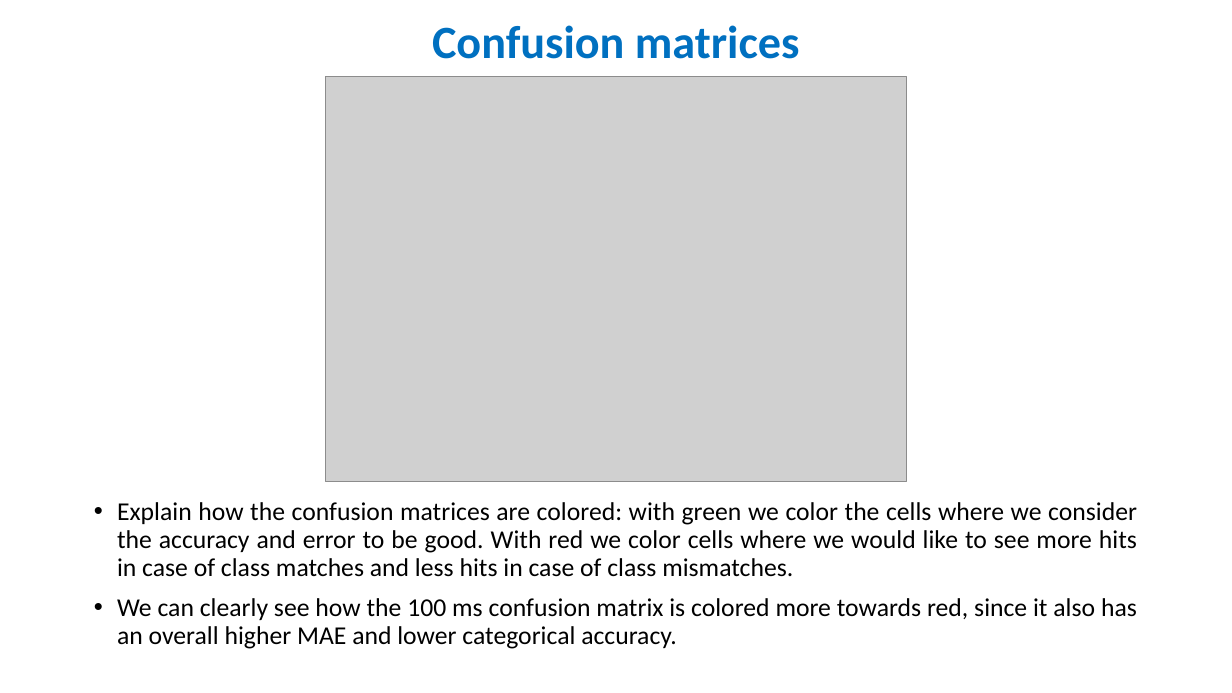
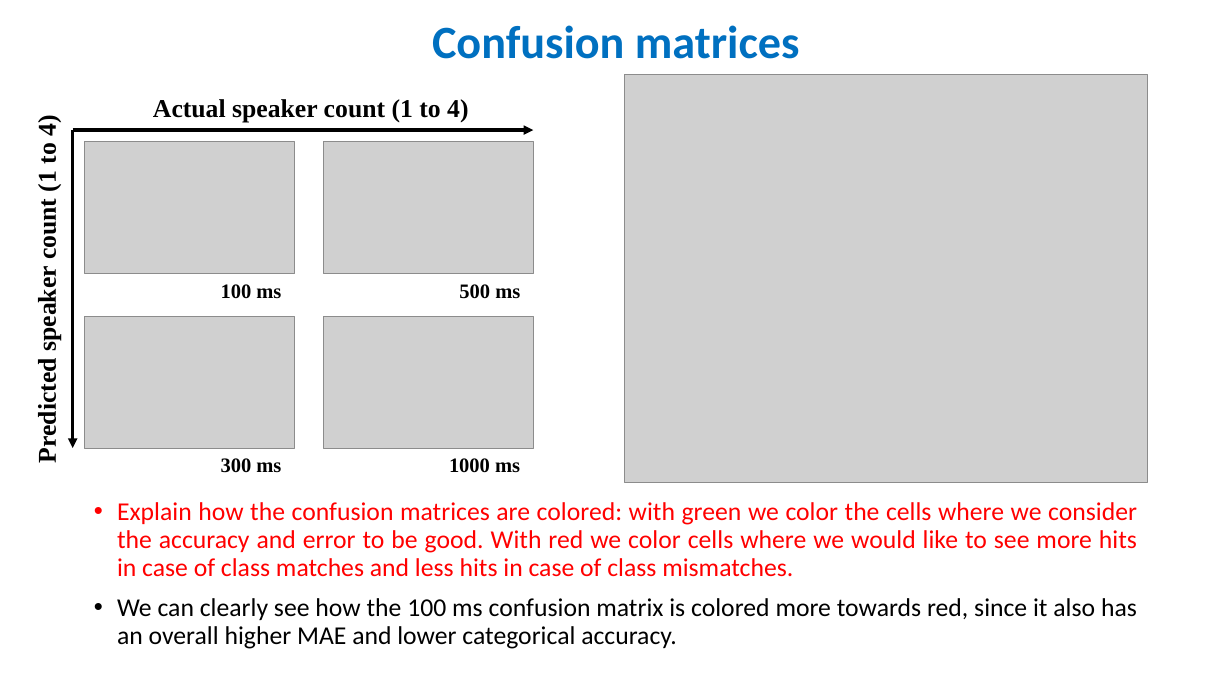
Before and after one commit to valentinandrei/saa_experiments, a slide deck: slide 33 of paper_writing/TOC.pptx (slide 30 before the commit). Drawn at 1232x693 pixels with LibreOffice and Linux fonts; fonts in the diff are those of the drawing; grey boxes stand for pictures. Boxes give left, top, right and bottom in pixels: in the first picture for what was removed or moved away, otherwise in the second. Text is boxed around its words. In the diff, an @@ line names an element or a change of style, - is before the commit and + after.

```diff
--- a/paper_writing/TOC.pptx
+++ b/paper_writing/TOC.pptx
@@ picture removed at [325, 77, 907, 482] @@
@@ picture added at [625, 75, 1147, 482] @@
@@ text added at [33, 117, 61, 460], 20 pt, text #000000, bold @@
+Predicted speaker count (1 to 4)
@@ text added at [153, 99, 468, 122], 20 pt, text #000000, bold @@
+Actual speaker count (1 to 4)
@@ arrow added from (73, 130) to (533, 130), #000000 2.5 pt @@
@@ arrow added from (73, 130) to (73, 448), #000000 2.5 pt @@
@@ picture added at [85, 141, 295, 274] @@
@@ picture added at [323, 141, 533, 274] @@
@@ text added at [221, 284, 281, 299], 16 pt, text #000000, bold @@
+100 ms
@@ text added at [459, 284, 520, 299], 16 pt, text #000000, bold @@
+500 ms
@@ picture added at [85, 316, 295, 448] @@
@@ picture added at [323, 316, 533, 448] @@
@@ text added at [221, 458, 281, 473], 16 pt, text #000000, bold @@
+300 ms
@@ text added at [449, 458, 520, 473], 16 pt, text #000000, bold @@
+1000 ms
@@ text at [117, 502, 1137, 577]: text colour #000000 to #FF0000 in "Explain how the confusion matrices are colored: ..." @@
```
Also in this commit, not shown: 11 other slides changed, 4 slides added, 1 slide removed, 37 other files.
